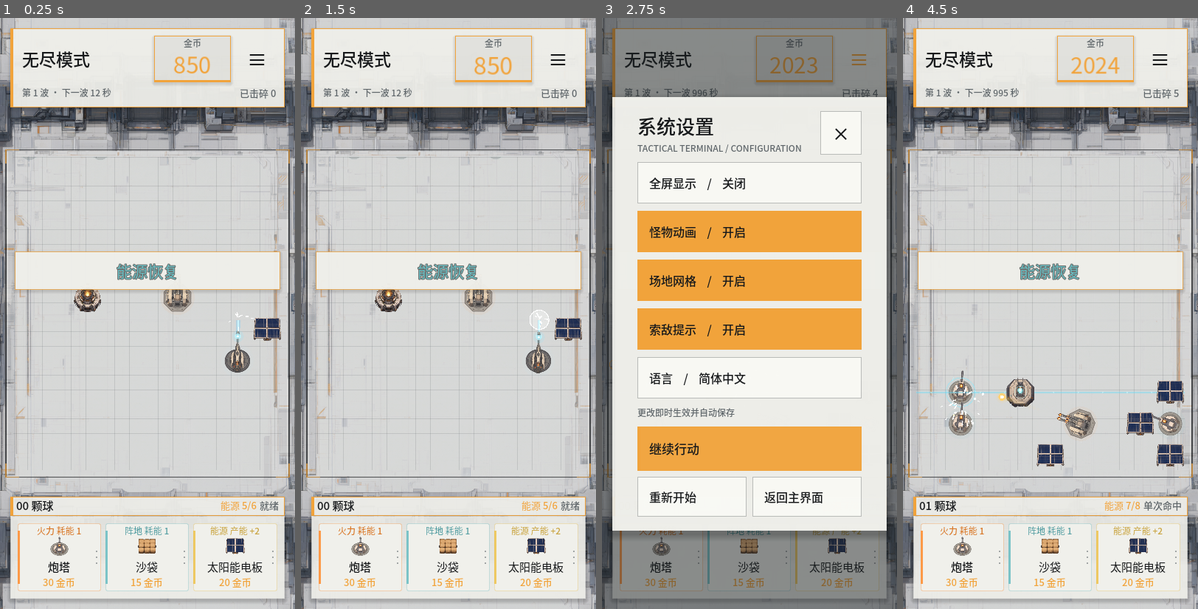
Above: before the commit, frames 1-4 (left to right).
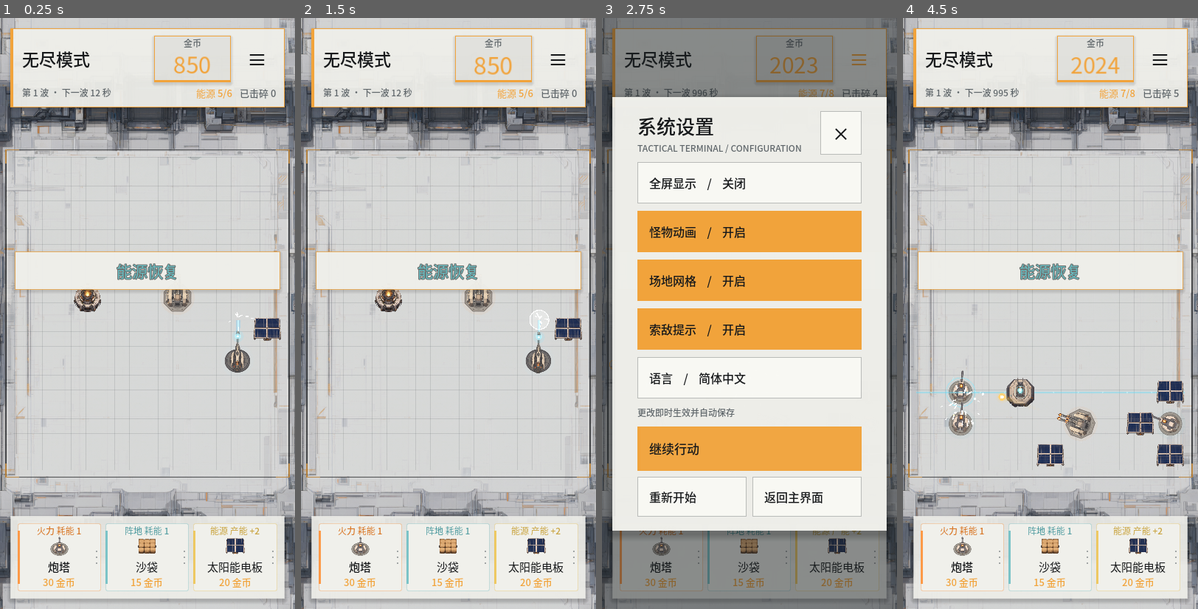
Above: after the commit, the same moments.

Repository: soryu-ryouji/build-shoot
Game: Godot game, scene res://tools/smoke_test.tscn
Two runs of this game, one before a commit and one after it. Both use one fixed random seed, a clock stepped at 60 frames per second and the inputs below. This scene is started directly instead of the project's main scene.
Inputs:
- Up to frame 1 (0.25 s): no input
- Up to frame 2 (1.5 s): click "≡" at 0.5 s; click "重新开始" at 1.25 s
- Up to frame 3 (2.75 s): click "≡" at 2 s
- Up to frame 4 (4.5 s): click "重新开始" at 2.75 s; click "≡" at 3.5 s; click "×" at 4.25 s

The runs differ from the first frame. In frame 1, 3.1% of the frame differs, in the area x 3-97%, y 12-85%; in frame 2, 3.1%; in frame 3, less than 0.1%; in frame 4, 3.1%.
Error in both runs: Invalid access to property or key 'process_frame' on a base object of type 'null instance'. (res://tools/smoke_test.gd:478)

Commit message:
feat: 顶栏合并金币与能源并移除球数状态
- 能源读数移入顶部信息栏，金币和能源不再分散在上下两处

- 移除底部球数/弹跳状态条、active_balls、shots_fired 与聚焦面板的空弹跳属性

- 更新冒烟测试、响应式测试与预览截图

Diff:
--- a/i18n/en.json
+++ b/i18n/en.json
@@ -4,11 +4,6 @@
   "hud.wave": "WAVE %d",
   "hud.wave_next": "WAVE %d · NEXT %ds",
   "hud.destroyed": "DESTROYED %d",
-  "hud.ball_one": "%02d BALL",
-  "hud.ball_many": "%02d BALLS",
-  "hud.ready": "READY",
-  "hud.single_hit": "SINGLE HIT",
-  "hud.bounces": "BOUNCES %d",
   "hud.coins": "COINS %d",
   "hud.coins_label": "COINS",
   "hud.coins_value": "%d",
@@ -42,7 +37,6 @@
   "focus.shots": "SHOTS",
   "focus.rate_value": "%s/s",
   "focus.dismantle": "DISMANTLE (+%d)",
-  "focus.bounce": "BOUNCE",
   "focus.pierce": "PIERCE",
   "focus.upgrade_to": "REFIT %s (%d COINS)",
   "focus.maxed": "MAX FORM",
--- a/i18n/zh_CN.json
+++ b/i18n/zh_CN.json
@@ -4,11 +4,6 @@
   "hud.wave": "第 %d 波",
   "hud.wave_next": "第 %d 波 · 下一波 %d 秒",
   "hud.destroyed": "已击碎 %d",
-  "hud.ball_one": "%02d 颗球",
-  "hud.ball_many": "%02d 颗球",
-  "hud.ready": "就绪",
-  "hud.single_hit": "单次命中",
-  "hud.bounces": "弹跳 %d",
   "hud.coins": "金币 %d",
   "hud.coins_label": "金币",
   "hud.coins_value": "%d",
@@ -42,7 +37,6 @@
   "focus.shots": "已发射",
   "focus.rate_value": "%s 次/秒",
   "focus.dismantle": "拆除（返还 %d）",
-  "focus.bounce": "弹跳",
   "focus.pierce": "穿透",
   "focus.upgrade_to": "升级为 %s（%d 金币）",
   "focus.maxed": "已是最高形态",
--- a/scripts/ball.gd
+++ b/scripts/ball.gd
@@ -6,8 +6,6 @@
 
 ## pierce 取这个值时不限穿透次数，每命中一个目标消耗对应血量所需的威力
 const PIERCE_UNLIMITED := -1
-
-signal vanished
 
 var game: Node
 var dir := Vector2.UP
@@ -215,7 +213,6 @@
 	if not alive:
 		return
 	alive = false
-	vanished.emit()
 	queue_free()
 
 
--- a/scripts/focus_panel.gd
+++ b/scripts/focus_panel.gd
@@ -9,7 +9,7 @@
 const UiMetrics = preload("res://scripts/ui_metrics.gd")
 const ItemDefs = preload("res://scripts/item_defs.gd")
 
-const FIREPOWER_STATS := ["focus.damage", "focus.rate", "focus.range", "focus.pierce", "focus.bounce", "focus.shots"]
+const FIREPOWER_STATS := ["focus.damage", "focus.rate", "focus.range", "focus.pierce", "focus.shots"]
 const FORTIFICATION_STATS := ["focus.hp", "focus.block", "focus.buff", "focus.energy", "focus.line", "focus.status"]
 const ENERGY_STATS := ["focus.output", "focus.hp", "focus.energy_net", "focus.status"]
 
@@ -304,7 +304,6 @@
 				I18n.t("focus.rate_value", [String.num(float(building.get_effective_rate()), 2)]),
 				str(int(building.attack_range)),
 				"∞" if int(building.pierce) < 0 else str(int(building.pierce)),
-				str(int(building.bounces)),
 				str(int(building.shots)),
 			]
 		ItemDefs.CATEGORY_FORTIFICATION:
--- a/scripts/hud.gd
+++ b/scripts/hud.gd
@@ -1,6 +1,6 @@
 extends Control
 
-## 响应式 HUD：顶部信息面板、底部球数状态和中居战斗提示。
+## 响应式 HUD：顶部信息面板（金币、能源、波次、击碎数）和中居战斗提示。
 ## 尺寸按 400×800 移动端基线取，按钮不低于 52 逻辑像素。
 
 signal settings_requested
@@ -12,23 +12,18 @@
 
 var game: Node
 var top_panel: PanelContainer
-var status_row: HBoxContainer
 var mode_label: Label
 var tag_label: Label
 var coins_label: Label
 var coins_title_label: Label
 var destroyed_label: Label
-var balls_label: Label
 var energy_label: Label
-var bounce_label: Label
 var toast_label: Label
 var settings_button: Button
 
 var _toast_time := 0.0
 var _coin_pop := 0.0
 var _message_style: StyleBoxFlat
-var _status_style: StyleBoxFlat
-var _status_strip := Rect2()
 
 
 func _ready() -> void:
@@ -43,7 +38,6 @@
 
 func _build() -> void:
 	_message_style = _style(Color(Palette.PAPER, 0.96), Palette.ACCENT, false)
-	_status_style = _style(Color(Palette.PAPER, 0.92), Palette.ACCENT, true)
 
 	top_panel = PanelContainer.new()
 	top_panel.mouse_filter = Control.MOUSE_FILTER_IGNORE
@@ -116,16 +110,8 @@
 	column.add_child(info)
 	tag_label = _make_label(info, "", UiMetrics.FONT_MICRO, Palette.INK_MUTED)
 	tag_label.size_flags_horizontal = Control.SIZE_EXPAND_FILL
+	energy_label = _make_label(info, "", UiMetrics.FONT_SMALL, Palette.ACCENT, HORIZONTAL_ALIGNMENT_RIGHT)
 	destroyed_label = _make_label(info, "", UiMetrics.FONT_SMALL, Palette.INK_MUTED, HORIZONTAL_ALIGNMENT_RIGHT)
-
-	status_row = HBoxContainer.new()
-	status_row.mouse_filter = Control.MOUSE_FILTER_IGNORE
-	status_row.custom_minimum_size.y = UiMetrics.STATUS_HEIGHT
-	add_child(status_row)
-	balls_label = _make_label(status_row, "", UiMetrics.FONT_BODY, Palette.INK)
-	balls_label.size_flags_horizontal = Control.SIZE_EXPAND_FILL
-	energy_label = _make_label(status_row, "", UiMetrics.FONT_SMALL, Palette.ACCENT, HORIZONTAL_ALIGNMENT_RIGHT)
-	bounce_label = _make_label(status_row, "", UiMetrics.FONT_SMALL, Palette.INK_MUTED, HORIZONTAL_ALIGNMENT_RIGHT)
 
 	toast_label = _make_label(self, "", 21, Palette.ACCENT, HORIZONTAL_ALIGNMENT_CENTER)
 	toast_label.add_theme_constant_override("outline_size", 4)
@@ -171,11 +157,6 @@
 
 	top_panel.position = safe.position + Vector2(margin, margin)
 	top_panel.size = Vector2(safe.size.x - margin * 2.0, UiMetrics.HUD_HEIGHT)
-
-	var status_width := safe.size.x - margin * 2.0
-	_status_strip = Rect2(safe.position.x + margin, safe.end.y - margin - UiMetrics.SHOP_HEIGHT - 4.0 - UiMetrics.STATUS_HEIGHT, status_width, UiMetrics.STATUS_HEIGHT + 4.0)
-	status_row.position = Vector2(_status_strip.position.x + 8.0, _status_strip.position.y)
-	status_row.size = Vector2(maxf(160.0, status_width - 16.0), UiMetrics.STATUS_HEIGHT)
 
 	var message_width := minf(360.0, view.x - 32.0)
 	toast_label.size = Vector2(message_width, UiMetrics.TOAST_HEIGHT)
@@ -221,17 +202,6 @@
 	if wave > 0:
 		var next_wave := int(ceil(float(game.blocks.next_wave_in)))
 		tag_label.text = I18n.t("hud.wave_next", [wave, next_wave]) if next_wave > 0 else I18n.t("hud.wave", [wave])
-	var ball_count: int = game.active_balls.size()
-	var ball_key := "hud.ball_one" if ball_count == 1 else "hud.ball_many"
-	balls_label.text = I18n.t(ball_key, [ball_count])
-	if offline > 0:
-		# 缺电时把位置让给红色的离线提示
-		bounce_label.text = ""
-	elif ball_count > 0:
-		var ball: Node = game.active_balls[ball_count - 1]
-		bounce_label.text = I18n.t("hud.bounces", [int(ball.bounces_left)]) if int(ball.bounces_left) > 0 else I18n.t("hud.single_hit")
-	else:
-		bounce_label.text = I18n.t("hud.ready")
 
 	if _toast_time > 0.0:
 		_toast_time -= delta
@@ -253,9 +223,6 @@
 
 
 func _draw() -> void:
-	if _status_strip.size.y > 0.0:
-		draw_style_box(_status_style, _status_strip)
-
 	if toast_label != null and toast_label.modulate.a > 0.0:
 		_message_style.bg_color.a = 0.96 * toast_label.modulate.a
 		_message_style.border_color.a = 0.75 * toast_label.modulate.a
--- a/scripts/main.gd
+++ b/scripts/main.gd
@@ -41,8 +41,6 @@
 var preparing := true
 var prep_timer := PREP_TIME
 var coins := 50
-var active_balls: Array = []
-var shots_fired := 0
 
 ## 全局能源：按建筑布置顺序供电，既有建筑优先；产能不足时只有排在后面的建筑离线。
 var power_supply := 0
@@ -214,12 +212,6 @@
 		_handle_world_click(screen_to_world(event.position))
 	elif event is InputEventScreenTouch and event.pressed:
 		_handle_world_click(screen_to_world(event.position))
-
-
-# ---------------------------------------------------------------- 球
-
-func _on_ball_vanished(ball: Node) -> void:
-	active_balls.erase(ball)
 
 
 # ---------------------------------------------------------------- 方块 / 金币
@@ -543,9 +535,6 @@
 
 
 func fire_item_ball(source: Node, pos: Vector2, dir: Vector2, dmg: int, pierce: int, bounces: int, speed: float, radius: float, electric: bool = false) -> void:
-	shots_fired += 1
 	var ball = Ball.new()
 	ball.setup(self, pos, dir, speed, radius, dmg, pierce, bounces, electric)
 	balls_layer.add_child(ball)
-	ball.vanished.connect(_on_ball_vanished.bind(ball))
-	active_balls.append(ball)
--- a/scripts/ui_metrics.gd
+++ b/scripts/ui_metrics.gd
@@ -21,5 +21,4 @@
 
 const HUD_HEIGHT := 94.0
 const SHOP_HEIGHT := 112.0
-const STATUS_HEIGHT := 22.0
 const TOAST_HEIGHT := 52.0
--- a/tools/smoke_test.gd
+++ b/tools/smoke_test.gd
@@ -32,12 +32,12 @@
 
 	# ---------------------------------------------------------------- i18n
 	_check(I18n.locale == "zh_CN", "default locale is Chinese")
-	_check(I18n.t("hud.ready") == "就绪", "Chinese translation loaded")
+	_check(I18n.t("hud.mode") == "无尽模式", "Chinese translation loaded")
 	_check(I18n.t("category.firepower") == "火力", "category translation loaded")
 	var missing := I18n.missing_keys("en")
 	_check(missing.is_empty(), "en locale has all keys: %s" % str(missing))
 	I18n.set_locale("en")
-	_check(I18n.t("hud.ready") == "READY", "English translation loads")
+	_check(I18n.t("hud.mode") == "ENDLESS", "English translation loads")
 	I18n.toggle_locale()
 	_check(I18n.locale == "zh_CN", "locale toggles back to Chinese")
 
@@ -188,14 +188,14 @@
 
 	var laser_target := _add_test_block(Vector2(560, 470), 40)
 	laser.aim_angle = (laser_target.rect.get_center() - laser.global_position).angle()
-	var balls_before: int = int(main.active_balls.size())
+	var balls_before: int = int(main.balls_layer.get_child_count())
 	var hp_before := int(laser_target.hp)
 	var shots_before := int(laser.shots)
 	laser._fire_laser(laser_target)
 	_check(int(laser_target.hp) == hp_before - 5, "laser beam damages its target directly")
 	_check(int(laser.shots) == shots_before + 1, "laser shot recorded")
 	_check(float(laser._beam_hold) > 0.0, "laser beam stays visible")
-	_check(int(main.active_balls.size()) == balls_before, "laser does not spawn a ball")
+	_check(int(main.balls_layer.get_child_count()) == balls_before, "laser does not spawn a ball")
 	main.blocks.blocks.erase(laser_target)
 	main.blocks.by_id.erase(int(laser_target.id))
 
@@ -270,7 +270,7 @@
 	main.blocks.next_wave_in = 999.0
 	main.blocks.blocks.clear()
 	main.blocks.by_id.clear()
-	for ball in main.active_balls:
+	for ball in main.balls_layer.get_children():
 		if is_instance_valid(ball):
 			ball._vanish()
 	_clear_buildings()
@@ -310,11 +310,11 @@
 	_check(main.focus_panel.stat_values[2].text == "+4", "focus panel shows fusion net output")
 	main.clear_selection()
 
-	var balls_before_buff: int = int(main.active_balls.size())
+	var balls_before_buff: int = int(main.balls_layer.get_child_count())
 	row_turret._fire_projectile()
-	_check(int(main.active_balls.size()) == balls_before_buff + 1, "buffed turret fires a ball")
-	if main.active_balls.size() > balls_before_buff:
-		var electric_ball: Node = main.active_balls[main.active_balls.size() - 1]
+	_check(int(main.balls_layer.get_child_count()) == balls_before_buff + 1, "buffed turret fires a ball")
+	if main.balls_layer.get_child_count() > balls_before_buff:
+		var electric_ball: Node = main.balls_layer.get_child(main.balls_layer.get_child_count() - 1)
 		_check(int(electric_ball.damage) == 2, "compression doubles ball damage")
 		_check(bool(electric_ball.electric), "compression gives balls an electric effect")
 		electric_ball._vanish()
@@ -413,7 +413,7 @@
 	await _frames(30)
 	_check(int(main.blocks.destroyed) == power_baseline + 3, "heavy ball spends power on each kill")
 	_check(bool(last_target.alive) and int(last_target.hp) == 1, "heavy ball leaves a three-health target at one health")
-	_check(main.active_balls.is_empty(), "heavy ball stops once its power runs out")
+	_check(main.balls_layer.get_child_count() == 0, "heavy ball stops once its power runs out")
 
 	# 自动索敌与开火
 	main.blocks.blocks.clear()
Binary file changed: focus_preview.png
Binary file changed: game_settings_preview.png
Binary file changed: image.png
Binary file changed: power_preview.png
